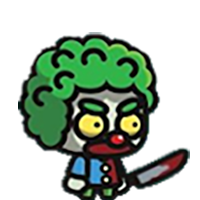
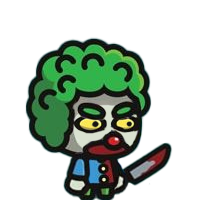
Layered file, before and after one edit (200×200). Changes by layer:
added group "Video Group 5" with 21 layers above "Video Group 2" over [60, 139, 152, 200]
added layer "right_hand copy" (1st of 6, in "Video Group 5") in group "Video Group 5" over [62, 140, 152, 200]
added layer "right_hand copy 2" (1st of 6, in "Video Group 5") in group "Video Group 5" over [63, 139, 152, 200]
added layer "right_hand copy 3" (1st of 3, in "Video Group 5") in group "Video Group 5" over [63, 139, 152, 200]
added layer "right_hand copy 2" (2nd of 6, in "Video Group 5") in group "Video Group 5" over [63, 139, 152, 200]
added layer "right_hand copy" (2nd of 6, in "Video Group 5") in group "Video Group 5" over [62, 140, 152, 200]
added layer "right_hand copy" (3rd of 6, in "Video Group 5") in group "Video Group 5" over [62, 140, 152, 200]
added layer "right_hand copy 2" (3rd of 6, in "Video Group 5") in group "Video Group 5" over [63, 139, 152, 200]
added layer "right_hand copy 3" (2nd of 3, in "Video Group 5") in group "Video Group 5" over [63, 139, 152, 200]
added layer "right_hand copy 2" (4th of 6, in "Video Group 5") in group "Video Group 5" over [63, 139, 152, 200]
added layer "right_hand copy" (4th of 6, in "Video Group 5") in group "Video Group 5" over [62, 140, 152, 200]
added layer "right_hand copy" (5th of 6, in "Video Group 5") in group "Video Group 5" over [62, 140, 152, 200]
added layer "right_hand copy 2" (5th of 6, in "Video Group 5") in group "Video Group 5" over [63, 139, 152, 200]
added layer "right_hand copy 3" (3rd of 3, in "Video Group 5") in group "Video Group 5" over [63, 139, 152, 200]
added layer "right_hand copy 2" (6th of 6, in "Video Group 5") in group "Video Group 5" over [63, 139, 152, 200]
added layer "right_hand copy" (6th of 6, in "Video Group 5") in group "Video Group 5" over [62, 140, 152, 200]
renamed "Idle" to "body", painted on it over [18, 32, 190, 200]
…and 66 more changes (66 added)
